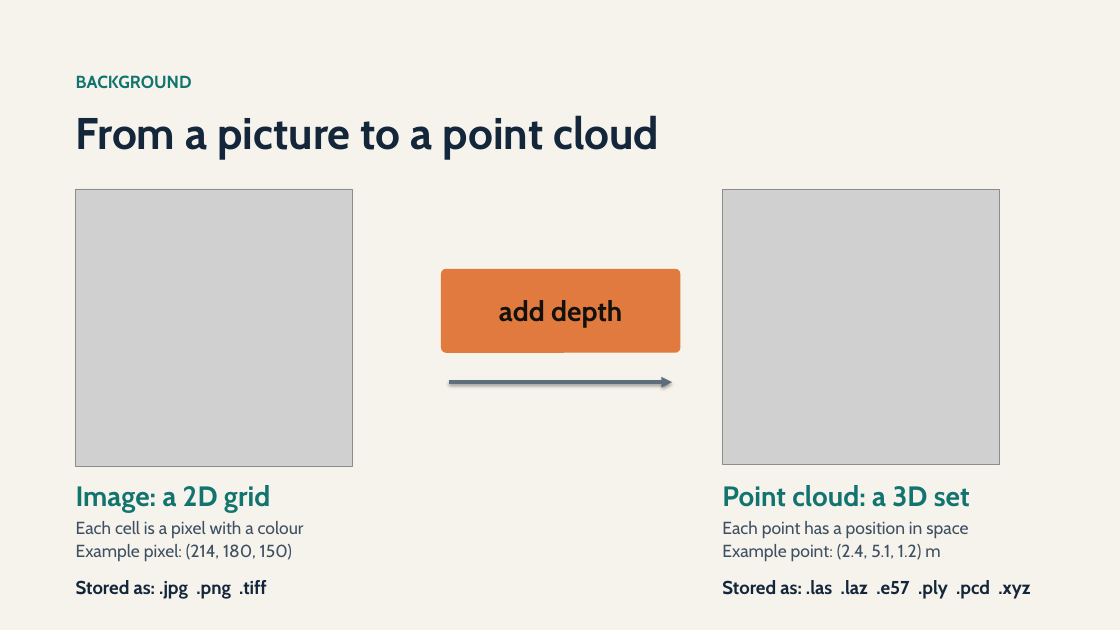
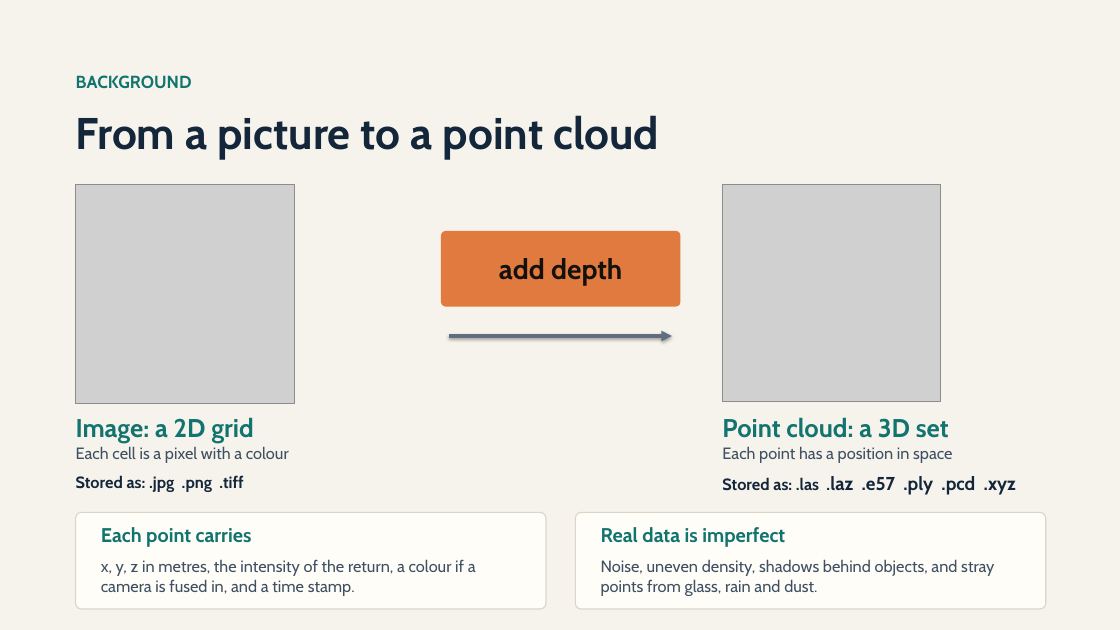
Before and after one commit to maninka123/lidar-learning-lab, a slide deck: slide 2 of presentation/LiDAR_Workshop_Slides.pptx. Drawn at 1120x630 pixels with LibreOffice and Linux fonts; fonts in the diff are those of the drawing; grey boxes stand for pictures. Boxes give left, top, right and bottom in pixels: in the first picture for what was removed or moved away, otherwise in the second. Text is boxed around its words. In the diff, an @@ line names an element or a change of style, - is before the commit and + after.

```diff
--- a/presentation/LiDAR_Workshop_Slides.pptx
+++ b/presentation/LiDAR_Workshop_Slides.pptx
@@ picture: place and size @@
-picture at (76, 189, 353, 466)
+picture at (76, 185, 294, 403)
@@ picture: place and size @@
-picture at (723, 189, 1000, 465)
+picture at (723, 185, 941, 402)
@@ text "add depth": place and size @@
-text "add depth" at (499, 300, 622, 328)
+text "add depth" at (499, 258, 622, 286)
@@ rounded rectangle: place and size @@
-rounded rectangle at (441, 269, 681, 353)
+rounded rectangle at (441, 231, 681, 307)
@@ arrow moved from (450, 382) - (672, 382) to (450, 336) - (672, 336) @@
@@ text "Image: a 2D grid": place and size @@
-text "Image: a 2D grid" at (76, 485, 270, 513)
+text "Image: a 2D grid" at (76, 417, 253, 442)
@@ text "Image: a 2D grid" at (76, 417, 253, 442): size 24 to 22 pt @@
@@ text "Point cloud: a 3D set": place and size @@
-text "Point cloud: a 3D set" at (722, 485, 970, 507)
+text "Point cloud: a 3D set" at (722, 417, 949, 438)
@@ text "Point cloud: a 3D set" at (722, 417, 949, 438): size 24 to 22 pt @@
@@ text "Each cell is a pixel ...": place and size @@
-text "Each cell is a pixel ..." at (76, 521, 304, 562)
+text "Each cell is a pixel ..." at (76, 446, 289, 463)
@@ text "Each cell is a pixel ..." at (76, 446, 289, 463): size 15 to 14 pt @@
@@ text "Each point has a position ..." at (722, 446, 952, 463): size 15 to 14 pt @@
@@ text "Each point has a position ...": place and size @@
-text "Each point has a position ..." at (722, 521, 968, 562)
+text "Each point has a position ..." at (722, 446, 952, 463)
@@ text "Stored as: .jpg .png .tiff": place and size @@
-text "Stored as: .jpg .png .tiff" at (76, 580, 267, 599)
+text "Stored as: .jpg .png .tiff" at (76, 475, 243, 492)
@@ text "Stored as: .jpg .png .tiff" at (76, 475, 243, 492): size 16 to 14 pt @@
@@ text "Stored as: .las .laz .e57 ...": place and size @@
-text "Stored as: .las .laz .e57 ..." at (722, 580, 1030, 599)
+text "Stored as: .las .laz .e57 ..." at (722, 476, 1016, 495)
@@ text "Stored as: .las .laz .e57 ..." at (722, 476, 1016, 495): size 16 to 14 pt in "Stored as: .las .laz" @@
@@ rounded rectangle added at (76, 513, 546, 609), fill #FFFDF8, outline #DDD6C8 1 pt @@
@@ text added at (101, 527, 252, 547), 17 pt, text #12746F, bold @@
+Each point carries
@@ rounded rectangle added at (576, 513, 1046, 609), fill #FFFDF8, outline #DDD6C8 1 pt @@
@@ text added at (601, 527, 785, 547), 17 pt, text #12746F, bold @@
+Real data is imperfect
@@ text at (76, 544, 292, 562): paragraph removed @@
-Example pixel: (214, 180, 150)
@@ text added at (101, 559, 476, 596), 14 pt, text #3E5062 @@
+x, y, z in metres, the intensity of the return, a colour if a camera is fused in, and a time stamp.
@@ text added at (601, 559, 994, 596), 14 pt, text #3E5062 @@
+Noise, uneven density, shadows behind objects, and stray points from glass, rain and dust.
@@ text at (722, 544, 940, 562): paragraph removed @@
-Example point: (2.4, 5.1, 1.2) m
```
Also in this commit, not shown: 1 slide added, 4 slides removed, 1 other file.
